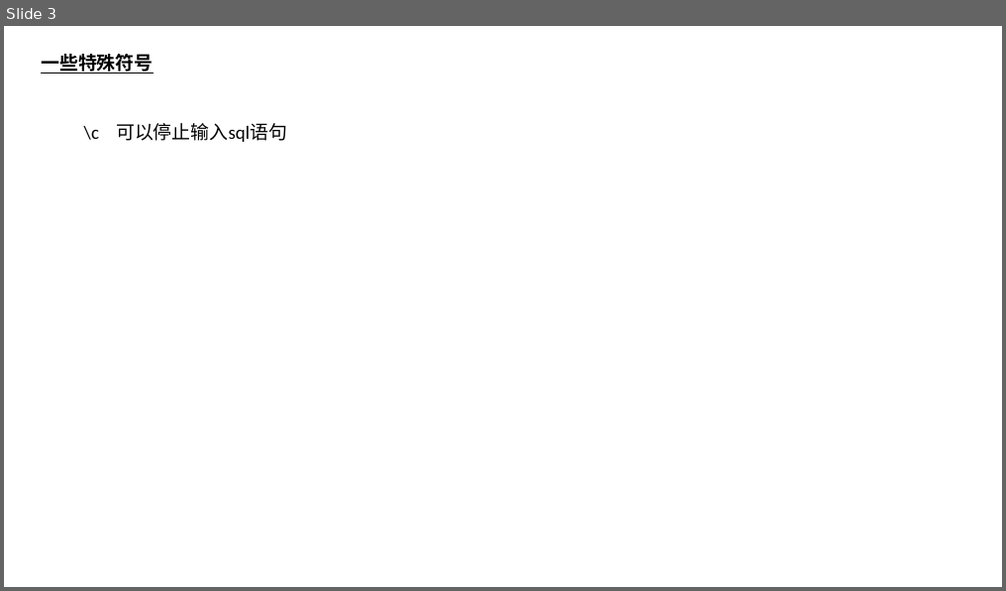
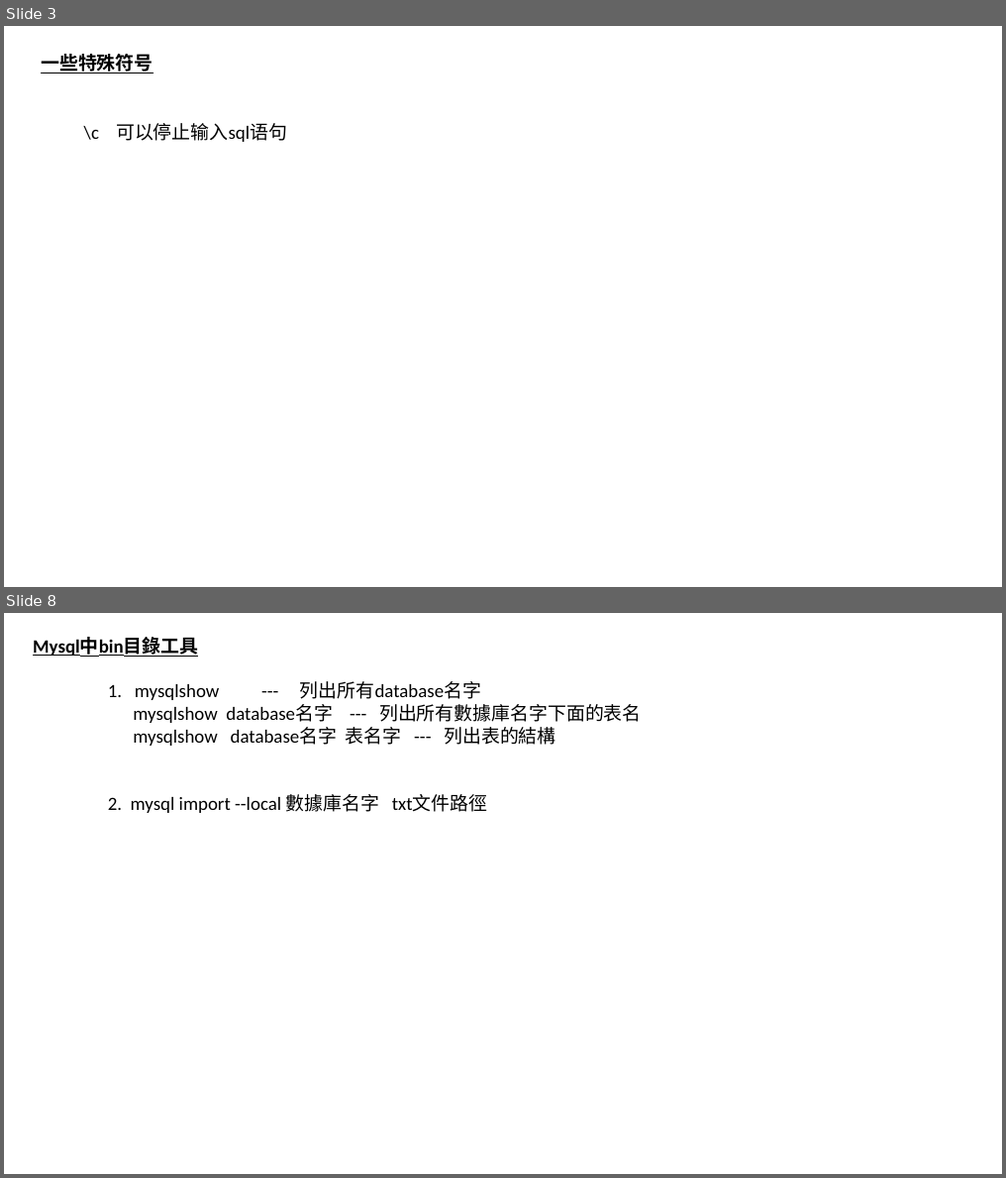
Before and after one commit to luchaojun/ChaojunStudy, a slide deck: DatabaseStudy/MySQL.pptx. Shown one above the other, each under a label of ours: slide 3 before the commit, slides 3 and 8 after it; the slides between them are not shown. The pictures are 1006x591 and 1006x1178 pixels, drawn with LibreOffice and Linux fonts; fonts in the diff are those of the drawing. Boxes give left, top, right and bottom in pixels: in the first picture for what was removed or moved away, otherwise in the second. Text is boxed around its words. In the diff, an @@ line names an element or a change of style, - is before the commit and + after.

Commit message:
Add the Mysql study into pptx

```diff
--- a/DatabaseStudy/MySQL.pptx
+++ b/DatabaseStudy/MySQL.pptx
@@ slide 8 added at box(4, 613, 1002, 1174), background #FFFFFF @@
@@ text added at box(33, 638, 642, 813), 18 pt, text #000000 @@
+Mysql中bin目錄工具
+1. mysqlshow --- 列出所有database名字
+mysqlshow database名字 --- 列出所有數據庫名字下面的表名
+mysqlshow database名字 表名字 --- 列出表的結構
+2. mysql import --local 數據庫名字 txt文件路徑
```
Also in this commit, not shown: 1 slide changed, 4 other slides added.
